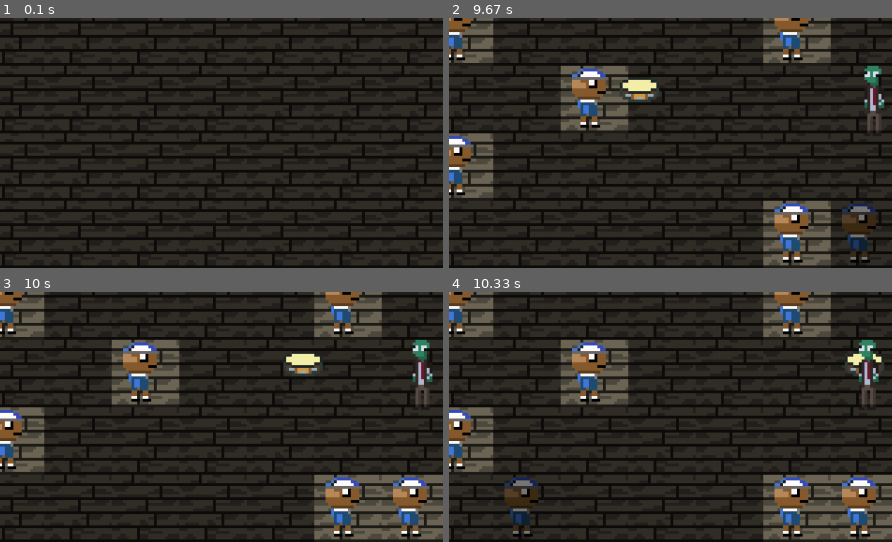
Above: before the commit, frames 1-4 (two rows, left to right).
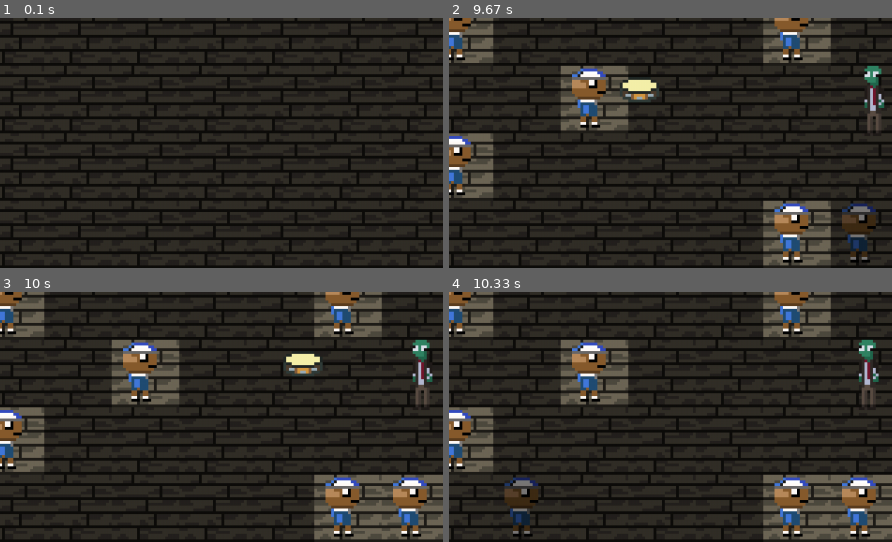
Above: after the commit, the same moments.

Repository: vocaz/pygametowerdefense
Game: pygame game, started from main.py
The game is run twice, just before and just after one commit, with the same random seed, the same clock (stepped at 60 frames per second) and the same inputs.
Inputs (mouse positions are % of the whole screen's width and height, from its top left):
- Up to frame 1 (0.1 s): no input
- Up to frame 2 (9.67 s): click (49, 50) at 0.38 s; click (11, 33) at 0.72 s; tap 1 at 1 s; click (86, 85) at 1.38 s; click (13, 47) at 1.72 s; click (11, 44) at 3.05 s; click (76, 41) at 3.38 s; click (81, 47) at 3.72 s; click (71, 32) at 4.05 s; click (20, 30) at 4.38 s; click (54, 45) at 4.72 s; click (20, 43) at 5.05 s; click (17, 56) at 6.38 s; click (39, 46) at 6.72 s; click (25, 23) at 7.05 s; click (79, 57) at 7.38 s; click (43, 19) at 7.72 s; click (57, 34) at 8.05 s; click (16, 29) at 8.38 s; click (81, 27) at 8.72 s; click (24, 39) at 9.05 s; click (86, 61) at 9.38 s
- Up to frame 3 (10 s): click (12, 81) at 9.72 s
- Up to frame 4 (10.33 s): click (48, 67) at 10.05 s
The pictures show only the part of the screen within x 40-90%, y 20-70%; the shares and areas given below are measured in that part.

Frames 1-3 are identical in both runs. In frame 4, 0.3% of the frame differs, in the area x 89-99%, y 24-34%.

Commit message:
minor fixes

Diff:
--- a/bullets.py
+++ b/bullets.py
@@ -6,16 +6,17 @@
 class Bullet:
     def __init__(self,typeid,cords,velocity,damage,range):
         self.typeid = typeid
-        self.origin = cords
+        self.distance_moved = 0
         self.cur_cords = cords
         self.velocity = velocity
         self.damage = damage
         self.img = assets.Images["projectiles"][typeid]
         self.range = range
     def get_rect(self):
-        return pygame.Rect(self.cords, self.img.get_size())
+        return pygame.Rect(self.cur_cords, self.img.get_size())
     def update(self):
         self.cur_cords[0] += self.velocity[0]
         self.cur_cords[1] += self.velocity[1]
+        self.distance_moved += self.velocity[0]
     def draw(self, targetdisplay):
         targetdisplay.blit(self.img, (int(self.cur_cords[0]), int(self.cur_cords[1])))
--- a/main.py
+++ b/main.py
@@ -4,7 +4,6 @@
 from monsters import *
 from assets import *
 from towers import *
-
 #pygame setup
 clock = pygame.time.Clock()
 reallength = 320
@@ -95,8 +94,18 @@
     global monster_lanes
     for index, monster in sorted(enumerate(monsters), reverse = True):
         monster.update(grid)
+        monster_lanes[monster.lane] = [monster.cords["x"], monster.cords["y"]]
         monster.draw(realwindow)
-        monster_lanes[monster.lane] = [monster.cords["x"], monster.cords["y"]]
+        for index2, projectile in sorted(enumerate(projectiles)):
+            if isinstance(projectile, Bullet):
+                if monster.rect().colliderect(projectile.get_rect()):
+                    monster.ishit(projectile.damage)
+                    projectiles.pop(index2)
+                    print(monster.totalhp)
+                if monster.totalhp <= 0:
+                    monster_lanes[monster.lane] = 0
+                    print(monster_lanes)
+                    monsters.pop(index)
 def spawn_monster():
     lanes = [0,1,2,3,4]
     try:
@@ -286,9 +295,8 @@
         projectile.update()
         projectile.draw(realwindow)
         if projectile.range != 0:
-            print(projectile.origin[0])
             print(projectile.range * 24)
-            if projectile.cur_cords[0] - projectile.origin[0] >= projectile.range * 24:
+            if projectile.distance_moved >= projectile.range * 24:
                 kill_bullet = True
         if projectile.cur_cords[0] > 352 or -32 > projectile.cur_cords[1]:
             kill_bullet = True
--- a/monsters.py
+++ b/monsters.py
@@ -2,6 +2,7 @@
 import time
 from pygame.locals import *
 from assets import *
+from bullets import *
 class Monster:
     cooldown = 1
     typeid = -1
@@ -10,7 +11,6 @@
     damage = -1
     armor = -1
     hasarmor = False
-    totalhp = health + armor
     surface = []
     last_attack_time = 0
     time_next_attack = 0
@@ -18,6 +18,7 @@
     def __init__(self,lane):
         self.cords = {"x":304,"y":(lane*24)+24}
         self.lane = lane
+        self.totalhp = self.health + self.armor
     def update(self,grid):
         self.ismoving = True
         for tower in grid[self.lane]:
@@ -37,11 +38,11 @@
             self.last_attack_time = 0
     def ishit(self,damage):
         #Runs when either collides with a projectile or is hit by a melee range character
-        if hasarmor == True:
-            totalhealth -= damage
-            if totalhealth < health:
-                armorbreak()
-        if totalhealth < 0:
+        if self.hasarmor == True:
+            self.totalhp -= damage
+            if self.totalhp < self.health:
+                self.armorbreak()
+        if self.totalhp < 0:
             pass
     def armorbreak(self):
         hasarmor = False
@@ -52,8 +53,8 @@
         return pygame.Rect(self.cords["x"]+5, self.cords["y"]+16, 6, 16)
 class RobZombie(Monster):
     def __init__(self,lane):
-        self.health = 190
-        self.armor = 1100
+        self.health = 181
+        self.armor = 0
         self.movespeed = 0.050
         self.damage = 100
         Monster.__init__(self,lane)
--- a/towers.py
+++ b/towers.py
@@ -59,7 +59,7 @@
         self.img = assets.Images["towers"][self.typeid]
         tambourine.instances.append(self)
     def update(self,monster_lanes,projectiles):
-        if monster_lanes[self.cords["y"]]:
+        if monster_lanes[self.cords["y"]] != 0:
             if monster_lanes[self.cords["y"]][0] <= (24*self.range + self.cords["x"]*24 + 100):
                 self.tryattack(((self.cords['x']*24 + 100),(self.cords['y']*24+30)),projectiles)
     def tryattack(self,origin,projectiles):
@@ -67,5 +67,5 @@
             self.last_attack_time = pygame.time.get_ticks()
             self.time_next_attack = self.last_attack_time + (self.cooldown * 1000)
         if pygame.time.get_ticks() >= self.time_next_attack:
-            projectiles.append(Bullet(1,[origin[0],origin[1]],[2,0],100,2))
+            projectiles.append(Bullet(1,[origin[0],origin[1]],[2,0],self.damage,0))
             self.last_attack_time = 0
